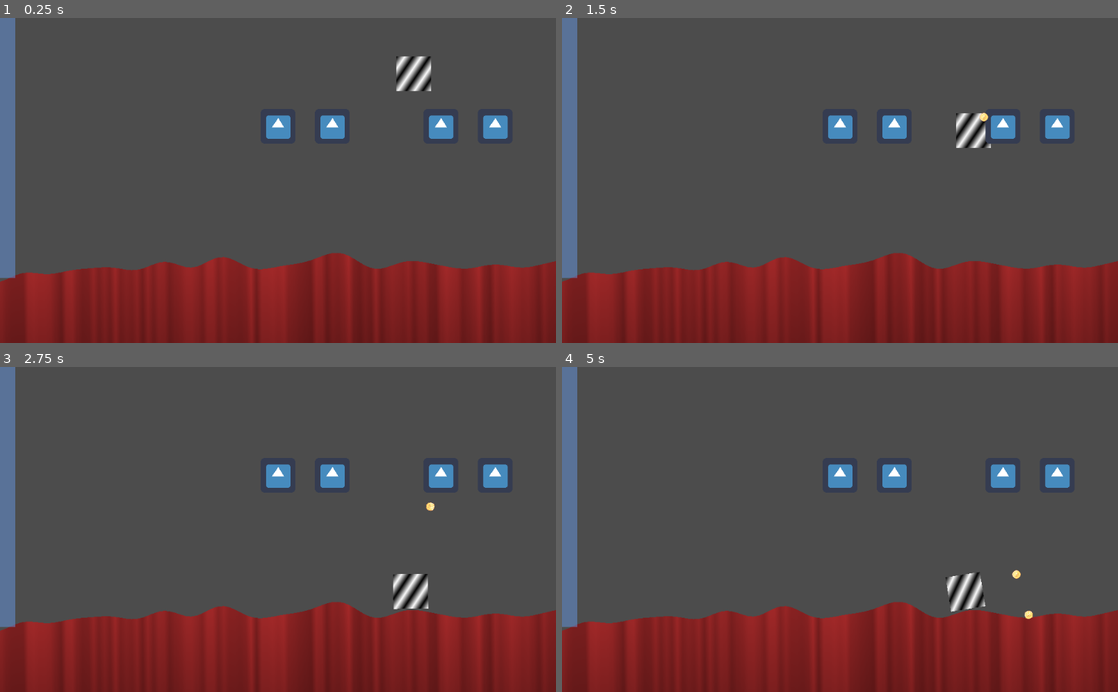
Above: before the commit, frames 1-4 (two rows, left to right).
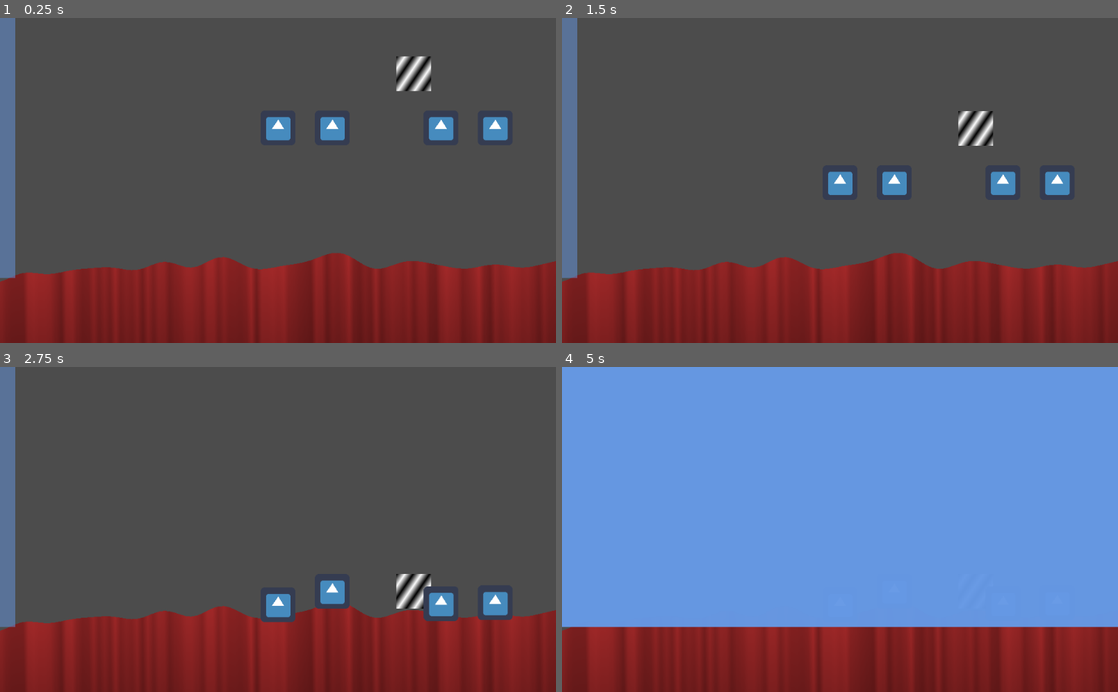
Above: after the commit, the same moments.

Repository: tokkoro/ggj23-juuret
Game: Godot game, scene res://terrain/terraingen-debug.tscn
Two runs of this game, one before a commit and one after it. Both use one fixed random seed, a clock stepped at 60 frames per second and the inputs below. The engine's default icon, where the game draws it, is replaced by a stand-in: a white triangle on a blue panel in a dark square.
Inputs:
- Up to frame 1 (0.25 s): no input
- Up to frame 2 (1.5 s): hold Space (throw) 0.53-1.28 s; tap Space (throw) at 1.35 s
- Up to frame 3 (2.75 s): hold Space (throw) from 2.03 s (still down)
- Up to frame 4 (5 s): release Space (throw) at 2.78 s; tap Space (throw) at 2.85, 4.35 s; hold Space (throw) 3.53-4.28 s

The runs differ from the first frame. In frame 1, 0.3% of the frame differs, in the area x 47-92%, y 29-38%; in frame 2, 2.8%; in frame 3, 3.6%; in frame 4, 80%, in the area x 0-100%, y 0-81%.

Commit message:
Player input handling.

Diff:
--- a/Grenade/GrenadeThrow.gd
+++ b/Grenade/GrenadeThrow.gd
@@ -28,6 +28,8 @@
 	get_node("../..").add_child(bomb)
 
 func _process(delta):
+	if true:
+		return
 	throw_held = Input.is_action_pressed("throw")
 	if Input.is_action_just_pressed("throw"):
 		pickup_potato()
--- a/maailma.gd
+++ b/maailma.gd
@@ -1,6 +1,8 @@
 extends Node2D
 
 onready var round_end_curtain_effect = $curtains.material
+
+onready var input = $input
 
 signal round_start
 signal round_end
@@ -11,7 +13,7 @@
 var transition_halfway = false
 
 const TRANSITION_DURATION = 5.0
-const ROUND_DURATION = 10.0
+const ROUND_DURATION = 3.0
 
 var players = []
 var player_spawn_points = [Vector2(0,-100), Vector2(100,-100), Vector2(300,-100), Vector2(400,-100)]
@@ -39,20 +41,35 @@
 func end_round():
 	# play round end audio
 	transition = true
+	transition_halfway = false
 	print("signal: round_end")
 	emit_signal("round_end")
 
 func _ready():
 	new_round()
 
+func _physics_process(delta):
+	for player_number in range(len(players)):
+		var left = Input.is_action_pressed(input.get_input_string("player_left_", player_number))
+		var right = Input.is_action_pressed(input.get_input_string("player_right_", player_number))
+		var throw = Input.is_action_pressed(input.get_input_string("player_throw_", player_number))
+		var x = 0.0
+		if left:
+			x += -1.0
+		if right:
+			x += 1.0
+		players[player_number].get_node("GrenadeThrow").throw_held = throw
+		players[player_number].add_central_force(Vector2(x * 100.0, 0))
+
 func _process(delta):
 	round_time_left -= delta
 	if transition:
 		if not transition_halfway && round_time_left < -TRANSITION_DURATION * 0.5:
 			transition_halfway = true
-			for player in players:
-				player.queue_free()
-			players = []
+			for i in range(len(players)):
+				player_spawn_points[i].x = players[i].position.x
+				players[i].queue_free()
+			players.clear()
 			print("singal: transition_halfway")
 			emit_signal("transition_halfway")
 
--- a/pelaaja.gd
+++ b/pelaaja.gd
@@ -1,4 +1,4 @@
-extends KinematicBody2D
+extends RigidBody2D
 
 var player_number = 0
 
@@ -6,4 +6,5 @@
 	print("p", player_number)
 
 func _physics_process(delta):
+
 	pass
--- a/player.tscn
+++ b/player.tscn
@@ -1,12 +1,16 @@
-[gd_scene load_steps=4 format=2]
+[gd_scene load_steps=5 format=2]
 
 [ext_resource path="res://pelaaja.gd" type="Script" id=1]
 [ext_resource path="res://icon.png" type="Texture" id=2]
+[ext_resource path="res://Grenade/GrenadeThrow.tscn" type="PackedScene" id=3]
 
 [sub_resource type="CapsuleShape2D" id=9]
 
-[node name="player" type="KinematicBody2D"]
+[node name="player" type="RigidBody2D"]
+mode = 2
 script = ExtResource( 1 )
+
+[node name="GrenadeThrow" parent="." instance=ExtResource( 3 )]
 
 [node name="CollisionShape2D" type="CollisionShape2D" parent="."]
 shape = SubResource( 9 )
--- a/terrain/terraingen-debug.tscn
+++ b/terrain/terraingen-debug.tscn
@@ -1,9 +1,10 @@
-[gd_scene load_steps=12 format=2]
+[gd_scene load_steps=14 format=2]
 
 [ext_resource path="res://terrain/terraingen-node.tscn" type="PackedScene" id=1]
 [ext_resource path="res://Grenade/GrenadeThrow.tscn" type="PackedScene" id=2]
 [ext_resource path="res://maailma.gd" type="Script" id=3]
 [ext_resource path="res://icon.png" type="Texture" id=4]
+[ext_resource path="res://input.gd" type="Script" id=5]
 
 [sub_resource type="Shader" id=5]
 code = "shader_type canvas_item;
@@ -72,4 +73,8 @@
 material = SubResource( 8 )
 position = Vector2( 290, -140 )
 scale = Vector2( 18, 10 )
+z_index = 3
 texture = ExtResource( 4 )
+
+[node name="input" type="Node2D" parent="."]
+script = ExtResource( 5 )
